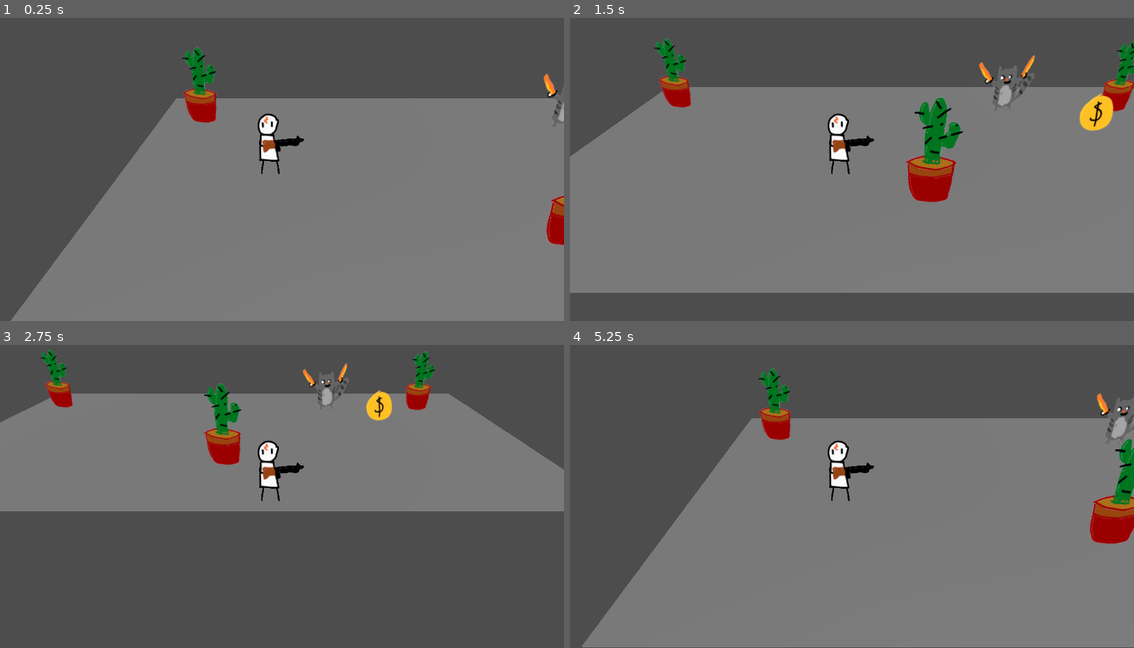
Above: before the commit, frames 1-4 (two rows, left to right).
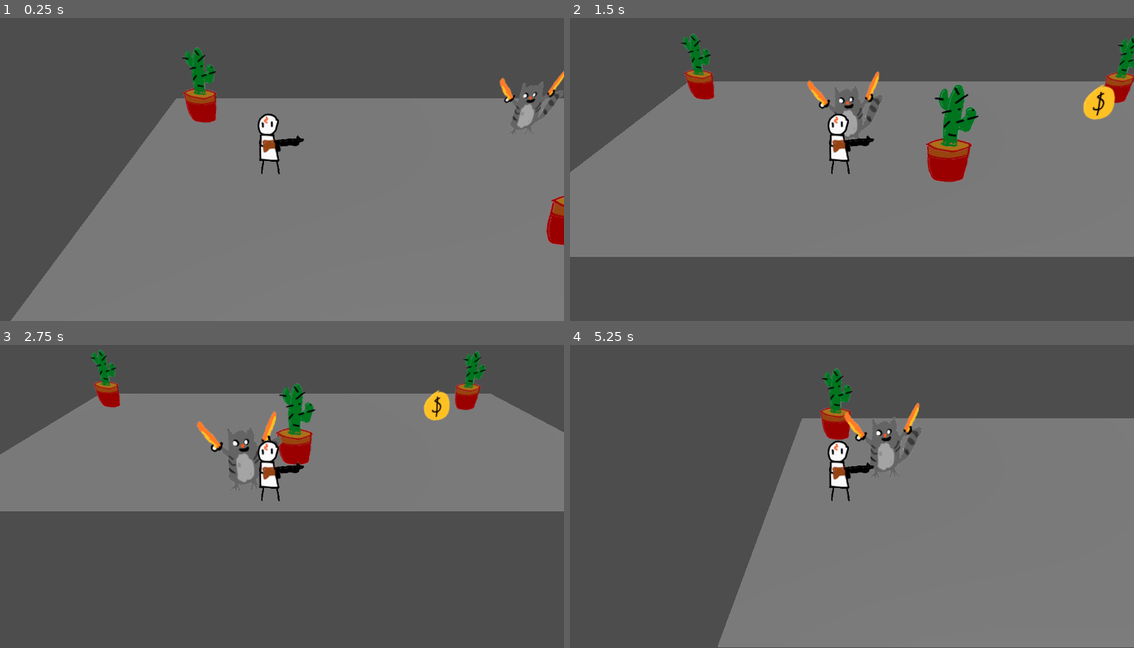
Above: after the commit, the same moments.

Repository: gmuGADIG/DEADSHOT
Game: Godot game, scene res://test_scenes/example_scene.tscn
The game is run twice, just before and just after one commit, with the same random seed, the same clock (stepped at 60 frames per second) and the same inputs.
Inputs:
- Up to frame 1 (0.25 s): no input
- Up to frame 2 (1.5 s): hold D (move_right) 0.53-1.28 s; hold S (move_down) from 1.28 s (still down)
- Up to frame 3 (2.75 s): release S (move_down) at 2.03 s; hold D (move_right) from 2.03 s (still down)
- Up to frame 4 (5.25 s): release D (move_right) at 2.78 s; hold W (move_up) 2.78-3.53 s; hold A (move_left) 3.53-5.03 s; hold S (move_down) from 5.03 s (still down)

The runs differ from the first frame. In frame 1, 0.7% of the frame differs, in the area x 88-100%, y 17-37%; in frame 2, 20%, in the area x 0-100%, y 5-91%; in frame 3, 8.8%; in frame 4, 16%.

Commit message:
implemented basic enemy pathfinding

Diff:
--- a/test_scenes/example_scene.tscn
+++ b/test_scenes/example_scene.tscn
@@ -20,9 +20,9 @@
 
 [node name="ExampleScene" type="Node3D"]
 
-[node name="EnemyTest" parent="." instance=ExtResource("4_wceyb")]
+[node name="EnemyTest" parent="." node_paths=PackedStringArray("player") instance=ExtResource("4_wceyb")]
 transform = Transform3D(1, 0, 0, 0, 1, 0, 0, 0, 1, 9.249423, 4.7683716e-07, -2.0285115)
-script = null
+player = NodePath("../Player")
 
 [node name="Player" parent="." instance=ExtResource("5_plfsl")]
 transform = Transform3D(1, 0, 0, 0, 1, 0, 0, 0, 1, -2.53553, 4.7683716e-07, 0.9444761)
--- a/world/enemy/base/enemy_base.gd
+++ b/world/enemy/base/enemy_base.gd
@@ -1,5 +1,8 @@
 extends CharacterBody3D
 
+@export var movement_speed : float = 10.0
+@onready var navigation_agent : NavigationAgent3D = $NavigationAgent3D
+@export var player : CharacterBody3D # replace with better option later
 
 # Called when the node enters the scene tree for the first time.
 func _ready() -> void:
@@ -7,5 +10,13 @@
 
 
 # Called every frame. 'delta' is the elapsed time since the previous frame.
-func _process(delta: float) -> void:
+func _physics_process(delta: float) -> void:
+	navigation_agent.target_position = player.position
+	var next_position : Vector3 = navigation_agent.get_next_path_position()
+	var direction : Vector3 = global_position.direction_to(next_position)
+	velocity = direction * movement_speed
+	move_and_slide()
 	pass
+
+func navigate() -> void:
+	pass
